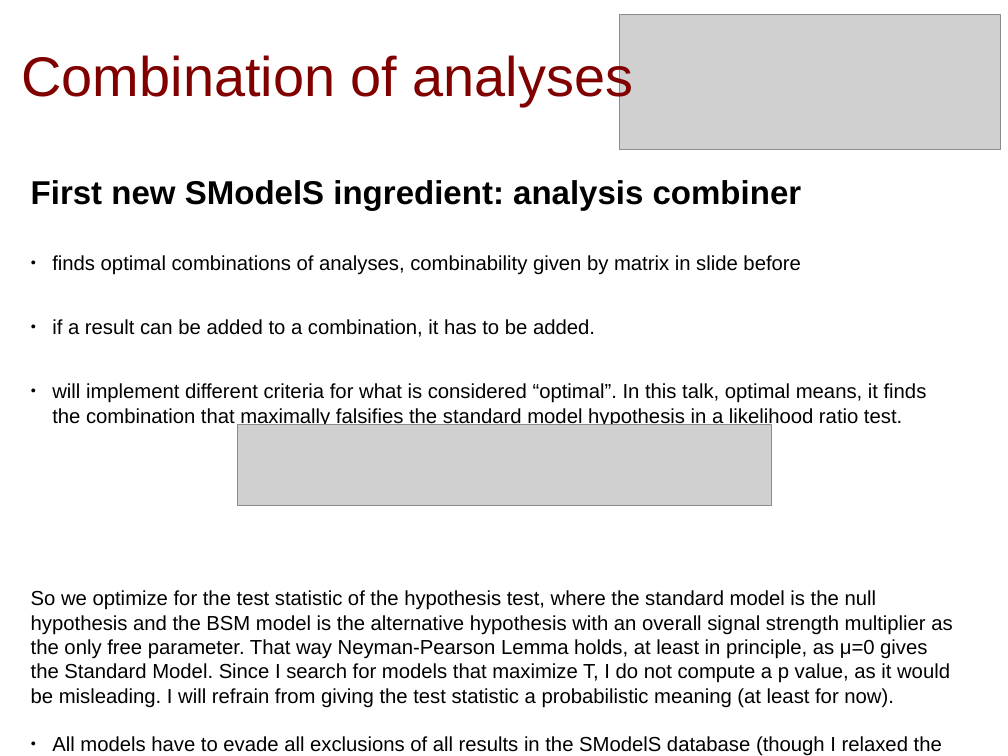
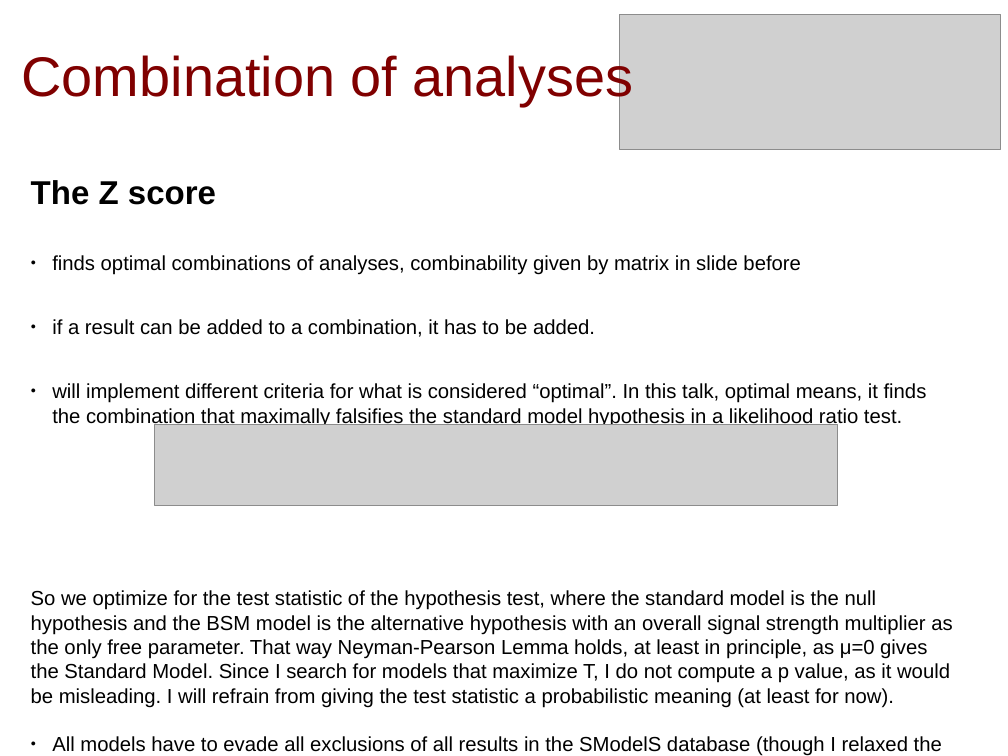
Before and after one commit to SModelS/smodels-utils, a slide deck: slide 10 of combinations/amb.odp (slide 6 before the commit). Drawn at 1008x756 pixels with LibreOffice and Linux fonts; fonts in the diff are those of the drawing; grey boxes stand for pictures. Boxes give left, top, right and bottom in pixels: in the first picture for what was removed or moved away, otherwise in the second. Text is boxed around its words. In the diff, an @@ line names an element or a change of style, - is before the commit and + after.

```diff
--- a/combinations/amb.odp
+++ b/combinations/amb.odp
@@ text at [31, 180, 216, 205]: text changed @@
-First new SModelS ingredient: analysis combiner
+The Z score
@@ picture: place and size @@
-picture at [238, 425, 772, 507]
+picture at [155, 425, 838, 507]
```
Also in this commit, not shown: 6 other slides changed, 9 slides added, 2 other files.
